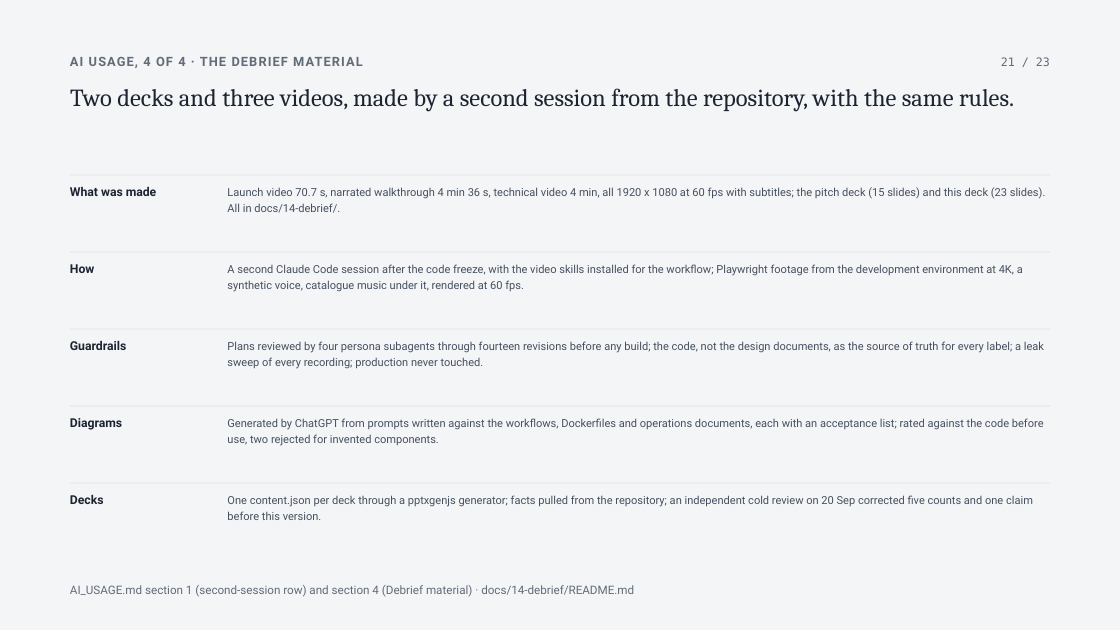
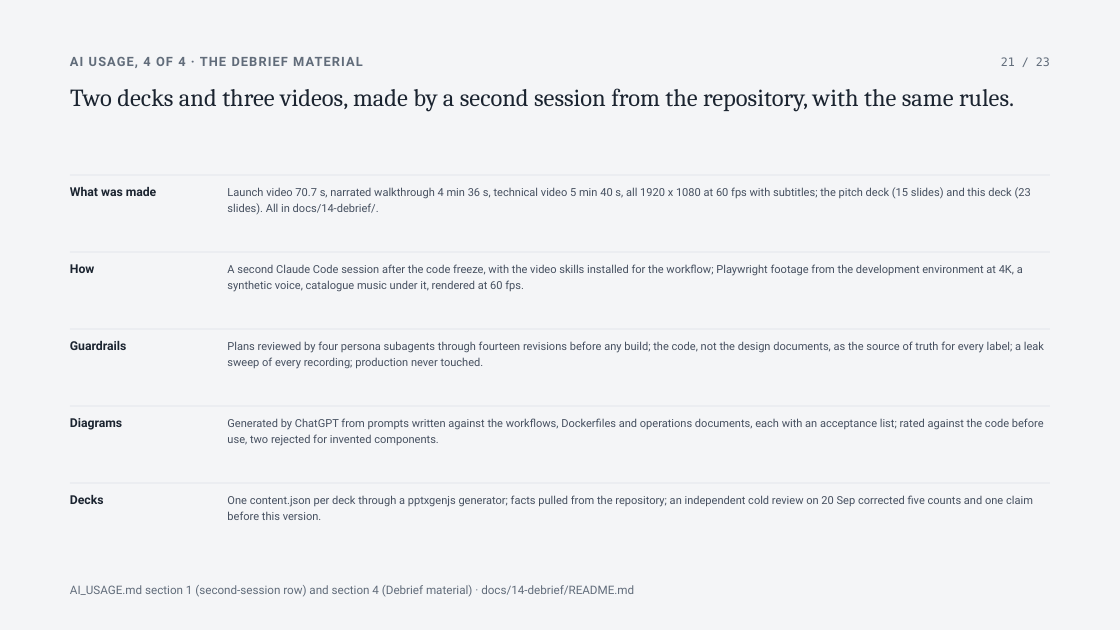
Before and after one commit to SuhaasNv/permitflow, a slide deck: slide 21 of docs/14-debrief/technical-deck/PermitFlow-technical.pptx. Drawn at 1120x630 pixels with LibreOffice and Linux fonts; fonts in the diff are those of the drawing. Boxes give left, top, right and bottom in pixels: in the first picture for what was removed or moved away, otherwise in the second. Text is boxed around its words. In the diff, an @@ line names an element or a change of style, - is before the commit and + after.

Commit message:
docs: technical video v3, 5 min 40 s
The technical video gains an observability chapter (metrics endpoint,
Prometheus, Grafana, the alert rules and the Telegram bot), so its
length changes from 4 min to 5 min 40 s. The video file, the debrief
index, the README, the changelog, AI_USAGE and the technical deck's
"what was made" row now all quote the same length.

```diff
--- a/docs/14-debrief/technical-deck/PermitFlow-technical.pptx
+++ b/docs/14-debrief/technical-deck/PermitFlow-technical.pptx
@@ text at (227, 187, 1031, 214): text changed @@
-Launch video 70.7 s, narrated walkthrough 4 min 36 s, technical video 4 min, all 1920 x 1080 at 60 fps with subtitles; the pitch deck (15 slides) and this deck (23 slides). All in docs/14-debrief/.
+Launch video 70.7 s, narrated walkthrough 4 min 36 s, technical video 5 min 40 s, all 1920 x 1080 at 60 fps with subtitles; the pitch deck (15 slides) and this deck (23 slides). All in docs/14-debrief/.
```
Also in this commit, not shown: 6 other files.
